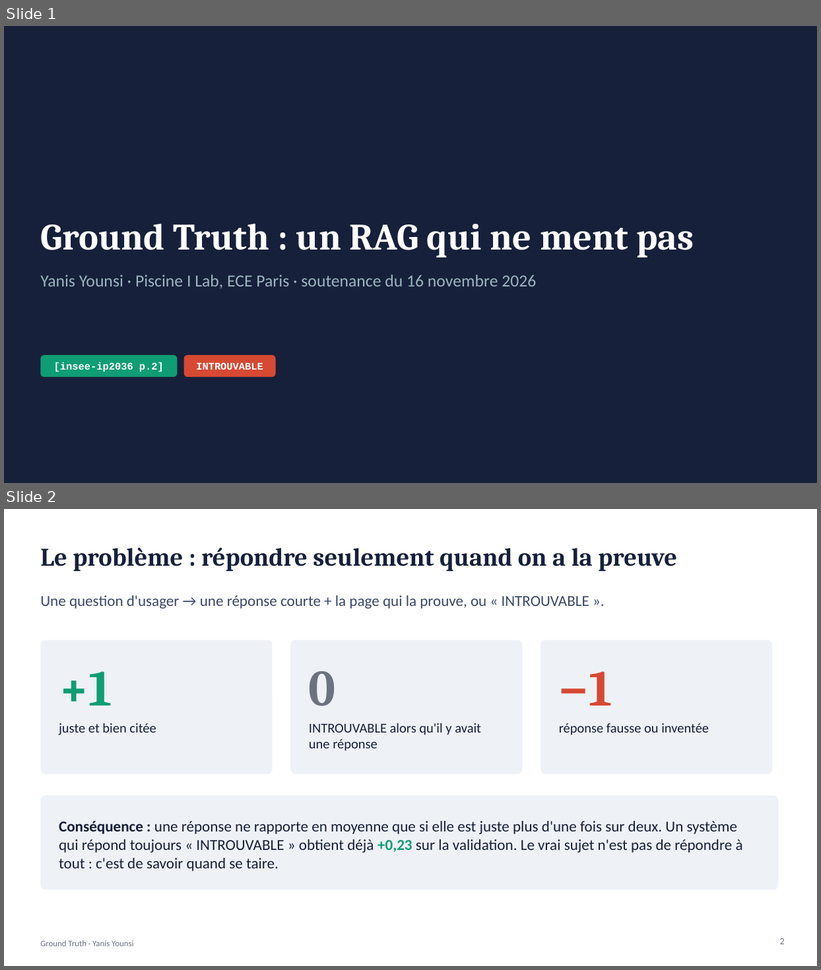
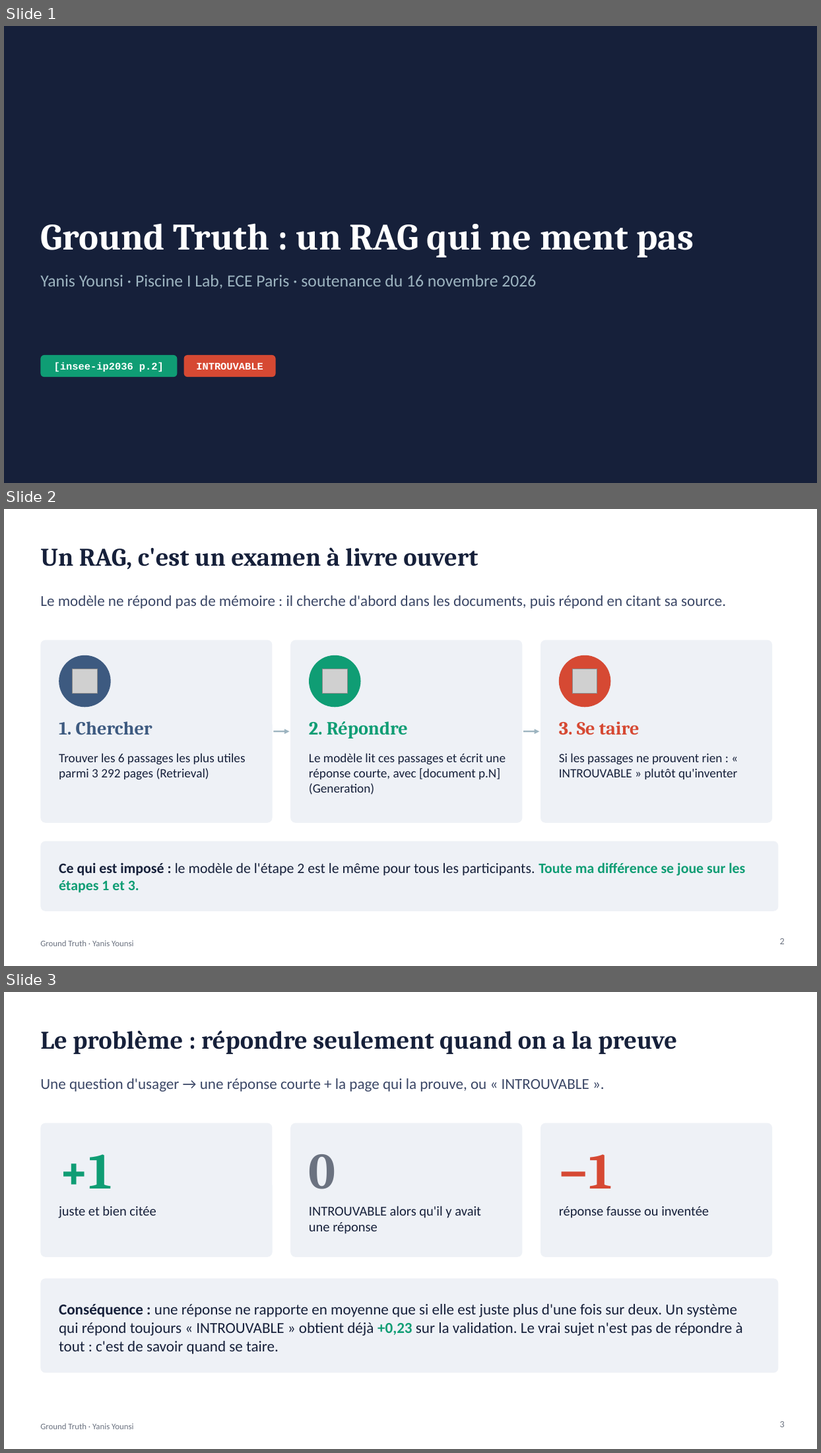
Before and after one commit to YanisYounsi-code/Ground-Truth-un-RAG-qui-ne-ment-pas, a slide deck: soutenance/soutenance_ground_truth.pptx. Shown one above the other, each under a label of ours: slides 1 and 2 before the commit, slides 1, 2 and 3 after it. The pictures are 821x970 and 821x1453 pixels, drawn with LibreOffice and Linux fonts; fonts in the diff are those of the drawing; grey boxes stand for pictures. Boxes give left, top, right and bottom in pixels: in the first picture for what was removed or moved away, otherwise in the second. Text is boxed around its words. In the diff, an @@ line names an element or a change of style, - is before the commit and + after.

```diff
--- a/soutenance/soutenance_ground_truth.pptx
+++ b/soutenance/soutenance_ground_truth.pptx
@@ slide 2 added at [4,509,817,966], background #FFFFFF; not listed: 1 template element that a slide beside it also shows @@
@@ title added at [40,547,478,569], 30 pt, text #16203A, bold @@
+Un RAG, c'est un examen à livre ouvert
@@ text added at [40,595,726,609], 18 pt, text #3B4766 @@
+Le modèle ne répond pas de mémoire : il cherche d'abord dans les documents, puis répond en citant sa source.
@@ rounded rectangle added at [40,640,273,823], fill #EEF1F6 @@
@@ rounded rectangle added at [290,640,523,823], fill #EEF1F6 @@
@@ rounded rectangle added at [541,640,773,823], fill #EEF1F6 @@
@@ ellipse added at [59,656,111,707], fill #3D5A80 @@
@@ ellipse added at [309,656,361,707], fill #0F9D74 @@
@@ ellipse added at [559,656,611,707], fill #D64933 @@
@@ picture added at [73,669,97,694] @@
@@ picture added at [322,669,347,694] @@
@@ picture added at [572,669,597,694] @@
@@ text added at [59,722,152,735], 22 pt, text #3D5A80, bold @@
+1. Chercher
@@ text added at [309,722,408,739], 22 pt, text #0F9D74, bold @@
+2. Répondre
@@ text added at [559,722,640,735], 22 pt, text #D64933, bold @@
+3. Se taire
@@ arrow added from (274, 731) to (290, 731), #9DB4C0 1.75 pt @@
@@ arrow added from (523, 731) to (539, 731), #9DB4C0 1.75 pt @@
@@ text added at [59,753,245,780], 15 pt, text #16203A @@
+Trouver les 6 passages les plus utiles parmi 3 292 pages (Retrieval)
@@ text added at [309,753,506,795], 15 pt, text #16203A @@
+Le modèle lit ces passages et écrit une réponse courte, avec [document p.N] (Generation)
@@ text added at [559,753,737,780], 15 pt, text #16203A @@
+Si les passages ne prouvent rien : « INTROUVABLE » plutôt qu'inventer
@@ rounded rectangle added at [40,842,779,912], fill #EEF1F6 @@
@@ text added at [59,863,745,893], 17 pt, text #16203A, bold @@
+Ce qui est imposé : le modèle de l'étape 2 est le même pour tous les participants. Toute ma différence se joue sur les étapes 1 et 3.
@@ page number added at [780,939,785,945], 11 pt, text #6B7280 @@
+2
@@ what was slide 2 is now slide 3 @@
```
Also in this commit, not shown: 12 slides changed, 4 other slides added, 2 slides removed.
